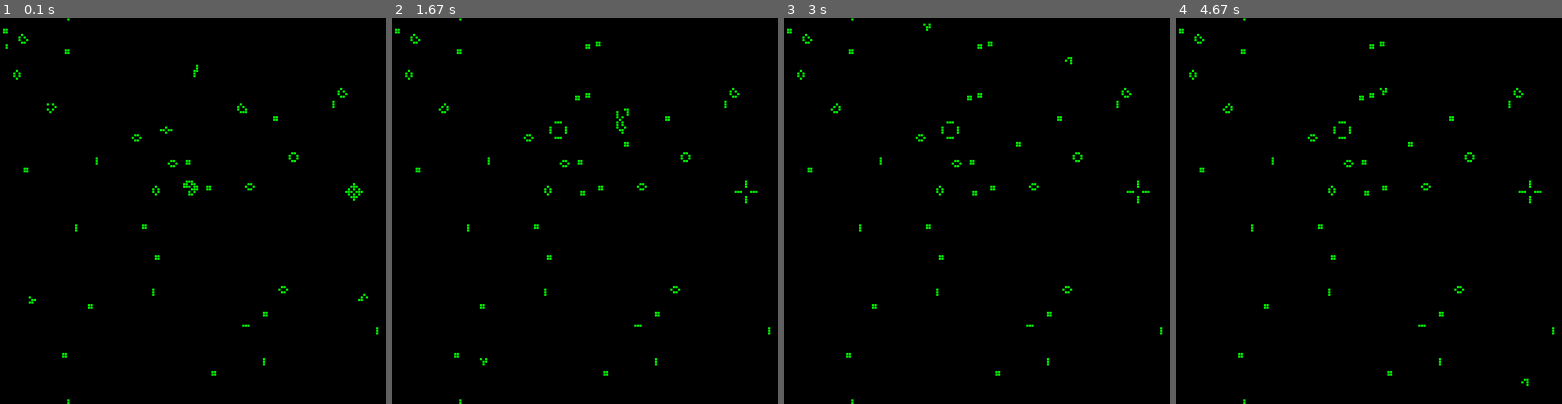
Above: before the commit, frames 1-4 (left to right).
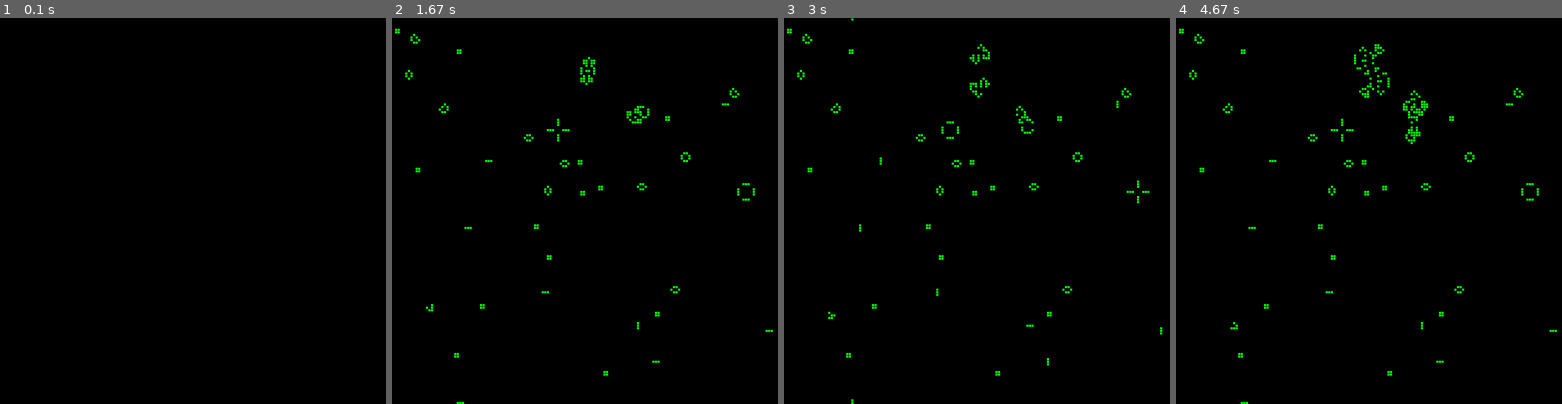
Above: after the commit, the same moments.

Repository: radlcii/Python-Practice-Codes
Game: pygame game, started from ConwaysPygameOfLife.py
The game is run twice, just before and just after one commit, with the same random seed, the same clock (stepped at 60 frames per second) and the same inputs.
Inputs:
- Up to frame 1 (0.1 s): no input
- Up to frame 2 (1.67 s): no input
- Up to frame 3 (3 s): no input
- Up to frame 4 (4.67 s): tap Enter every 0.4 s from 3.33 to 4.53 s

The runs differ from the first frame. In frame 1, 0.6% of the frame differs, in the area x 0-98%, y 0-100%; in frame 2, 0.5%; in frame 3, 0.3%; in frame 4, 0.7%, in the area x 14-99%, y 0-100%.

Commit message:
Small cleanups
leaving a lot of the commented bad/nonfunctioning or otherwise not great code in this for learning and because there is an unexpected behavior if one comments out 117, 118, 119, 150, 151, 152 and uncomments 153,154,155.  That behavior being that only oscilators persist BUT when 150, 151, 152 are uncommented while 153, 154 and 155 remain commented, the oscilators die out with everything else.

Diff:
--- a/ConwaysPygameOfLife.py
+++ b/ConwaysPygameOfLife.py
@@ -26,7 +26,7 @@
 
 
 # Combination or ease variables.
-tickTock = 60               # Clock speed AKA Number of loops per second
+tickTock = 10               # Clock speed AKA Number of loops per second
 gridSize = 150              # Bringing all the grid related variables into a unified variable, the rest is simple math.
 seedOfLife = 15             # Sets the upper bound of the random.randint that is called to decide which cells are seeded. The chance of life is 1/seedOfLife
 BACKGROUND = (0, 0, 0)      # For setting a background color without a visible grid in a single variable
@@ -60,6 +60,7 @@
         nextGrid[i].append(0)
         if (random.randint(1,seedOfLife) is int(seedOfLife/2)):
             grid[ i ][ j ] = ON
+            color = GREEN
 
 
 # Seed the grid with life
@@ -69,7 +70,7 @@
 #            grid[ i ][ j ] = ON
 
 # Seed the nextGrid, currently both of them are identical
-#grid = nextGrid
+# grid = nextGrid
 
 # The game code (runtime logic) starts here
 pygame.init()
@@ -110,11 +111,11 @@
 
             # Conway's rules
             if (grid[ i ][ j ] == ON):                  # If alive
-                if (total < 2) or (total > 3):          # If starved or overcrowded
+                if (total < 2) or (total > 3):          # And If starved or overcrowded
                     nextGrid[ i ][ j ] = OFF            # It dies
                     color = BACKGROUND
                 else:
-                    nextGrid[ i ][ j ] = ON             # It comes to life
+                    nextGrid[ i ][ j ] = ON             # Otherwise it stays alive
                     color = GREEN
             else:                                       # If off
                 if total == 3:
@@ -139,9 +140,6 @@
             #            nextGrid[ i ][ j ] = ON           # It comes to life
             #            color = GREEN
 
-            # Copy nextGrid, with its updated info, onto grid.
-            # grid = list(nextGrid)
-
             # This redraws the grid every time
             pygame.draw.rect( screen,
                              color,
@@ -164,14 +162,3 @@
 
 # Be IDLE friendly. If you forget this line, the program will 'hang' on exit.
 pygame.quit()
-
-
-
- # Start with Grid, do my thing.  Change nextgrid as I go
- # Grid needs to be reset to what nextgrid is
- # swapv=grid
- # nextgrid=swapv
-
- # look into copying entire 2d arrays instead of iterative copy
-
- # if (total == 2 and g[i][j] == ON) or total == 3: ng[i][j] = ON
